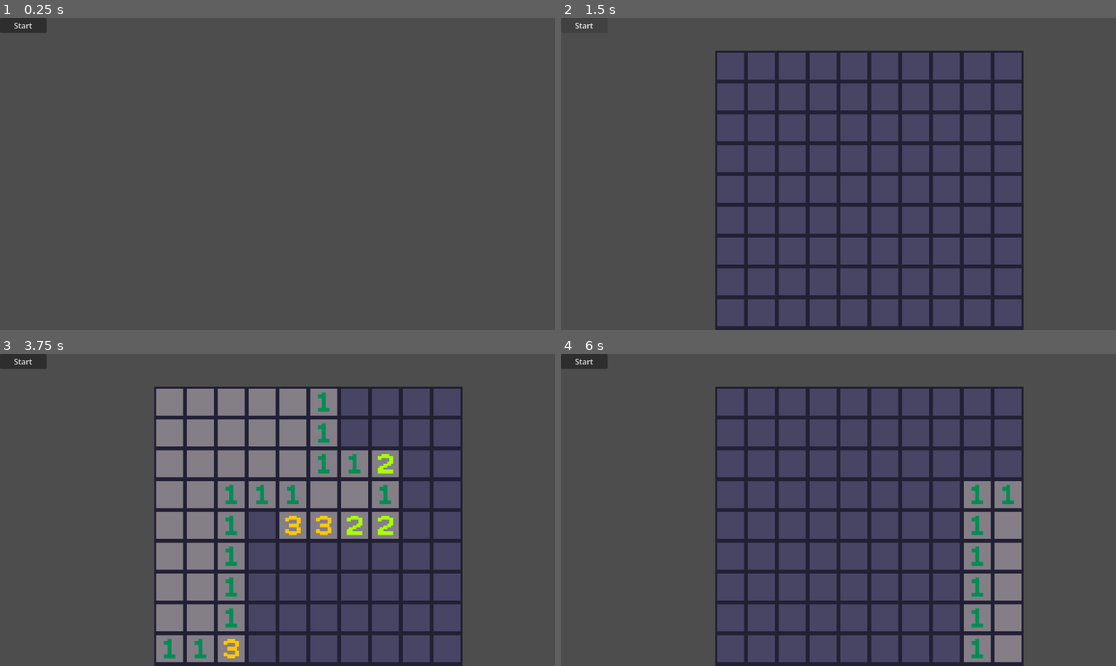
Above: before the commit, frames 1-4 (two rows, left to right).
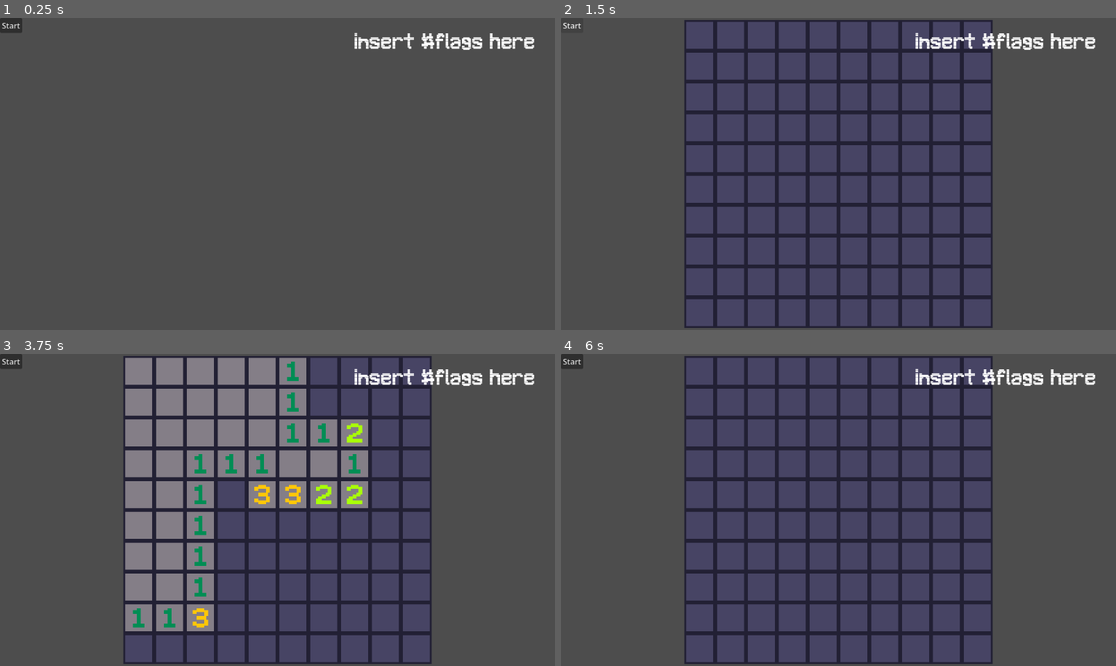
Above: after the commit, the same moments.

Repository: omesh-h/minesweeper-git
Game: Godot game, scene res://scenes/game.tscn
The game is run twice, just before and just after one commit, with the same random seed, the same clock (stepped at 60 frames per second) and the same inputs.
Inputs (mouse positions are in pixels of both pictures, inside the frame that each line leads up to):
- Up to frame 1 (0.25 s): no input
- Up to frame 2 (1.5 s): click "Start" at 0.5 s; click "Start" at 1.25 s
- Up to frame 3 (3.75 s): click "Start" at 2 s; tap Enter at 2.75 s; move the mouse to (399, 494) at 2.77 s; right-click (399, 494) at 2.85 s; tap Space at 3.5 s; move the mouse to (166, 525) at 3.52 s; click (166, 525) at 3.6 s
- Up to frame 4 (6 s): right-click (727, 525) at 3.8 s; tap Enter at 4.25, 5.75 s; move the mouse to (894, 441) at 4.27 s; right-click (894, 441) at 4.35 s; tap Space at 5 s; move the mouse to (810, 572) at 5.02 s; right-click (810, 572) at 5.1 s; move the mouse to (1005, 556) at 5.77 s; click (1005, 556) at 5.85 s

The runs differ from the first frame. In frame 1, 1.1% of the frame differs, in the area x 0-97%, y 0-11%; in frame 2, 4.9%; in frame 3, 19%, in the area x 0-97%, y 0-100%; in frame 4, 10%.

Commit message:
began creating UI foundation

Diff:
--- a/minesweeper/scenes/game.tscn
+++ b/minesweeper/scenes/game.tscn
@@ -5,6 +5,7 @@
 [ext_resource type="Texture2D" uid="uid://bpshi1tjj8g1o" path="res://assets/sprites/minesweeper_tiles.png" id="2_lbhrr"]
 [ext_resource type="Script" uid="uid://bwv57w26ex53r" path="res://scripts/mines_map.gd" id="3_iywne"]
 [ext_resource type="Script" uid="uid://cfx2xxg01l6ti" path="res://scripts/interactive_tile_map.gd" id="3_p57ef"]
+[ext_resource type="FontFile" uid="uid://dgk7tpqqp64hw" path="res://assets/fonts/Mystery Font.ttf" id="3_u5sy4"]
 [ext_resource type="Script" uid="uid://c2qpk5p5gp88k" path="res://scripts/difficulty_button.gd" id="4_lbhrr"]
 
 [sub_resource type="TileSetAtlasSource" id="TileSetAtlasSource_gee14"]
@@ -45,20 +46,37 @@
 [node name="LoseScreen" parent="." unique_id=2085202823 instance=ExtResource("1_p57ef")]
 visible = false
 
-[node name="CanvasLayer" type="CanvasLayer" parent="." unique_id=679363454]
+[node name="CanvasLayer" type="CanvasLayer" parent="." unique_id=1566587962]
 
 [node name="UI" type="Control" parent="CanvasLayer" unique_id=1012563702]
 layout_mode = 3
 anchors_preset = 0
-offset_right = 40.0
-offset_bottom = 40.0
+offset_right = 1152.0
+offset_bottom = 648.0
 
-[node name="DifficultyButton" type="Button" parent="CanvasLayer/UI" unique_id=1305409971]
-layout_mode = 0
-offset_right = 97.0
+[node name="DifficultyButton" type="Button" parent="CanvasLayer/UI" unique_id=1305409971 node_paths=PackedStringArray("game_state")]
+layout_mode = 1
+offset_right = 46.0
 offset_bottom = 31.0
 text = "Start"
 script = ExtResource("4_lbhrr")
+game_state = NodePath("../../../GameState")
+
+[node name="Label" type="Label" parent="CanvasLayer/UI" unique_id=624867394]
+layout_mode = 1
+anchors_preset = 5
+anchor_left = 0.5
+anchor_right = 0.5
+offset_left = 160.0
+offset_top = 24.0
+offset_right = 536.0
+offset_bottom = 67.0
+grow_horizontal = 2
+theme_override_fonts/font = ExtResource("3_u5sy4")
+theme_override_font_sizes/font_size = 21
+text = "insert #flags here"
+horizontal_alignment = 1
+vertical_alignment = 1
 
 [node name="Camera2D" type="Camera2D" parent="." unique_id=1216408172]
 
--- a/minesweeper/scenes/lose_screen.tscn
+++ b/minesweeper/scenes/lose_screen.tscn
@@ -33,7 +33,7 @@
 grow_horizontal = 2
 grow_vertical = 2
 theme_override_fonts/font = ExtResource("1_uglf1")
-theme_override_font_sizes/font_size = 20
+theme_override_font_sizes/font_size = 33
 text = "You Blew Up!"
 horizontal_alignment = 1
 vertical_alignment = 1
--- a/minesweeper/scripts/difficulty_button.gd
+++ b/minesweeper/scripts/difficulty_button.gd
@@ -1,5 +1,5 @@
 extends Button
-@onready var game_state: Node2D = $"../../../GameState"
+@export var game_state: Node2D
 
 func _on_pressed() -> void:
 	game_state.emit_signal("load_level")
--- a/minesweeper/scripts/game_state.gd
+++ b/minesweeper/scripts/game_state.gd
@@ -1,4 +1,6 @@
 extends Node2D
+
+#Keeps track of the game state, score, camera and UI
 
 signal load_level
 signal update_level
@@ -21,19 +23,11 @@
 	pass # Replace with function body.
 
 func update_camera():
-	var margin = 10
-
-	var grid_x = LevelGenerator.LEVELS[LevelGenerator.current_level]["grid"].position.x
-	var grid_y = LevelGenerator.LEVELS[LevelGenerator.current_level]["grid"].position.y
-
-	var grid_width = LevelGenerator.LEVELS[LevelGenerator.current_level]["grid"].size.x
-	var grid_height = LevelGenerator.LEVELS[LevelGenerator.current_level]["grid"].size.y
+	var grid_width = LevelGenerator.get_grid_width(LevelGenerator.current_level)
+	var grid_height = LevelGenerator.get_grid_height(LevelGenerator.current_level)
 
 	camera_2d.position = mine_map.get_grid_center()
 	camera_2d.zoom = camera_2d.get_viewport().size / Vector2i(grid_width * 24, grid_height * 14)
-
-
-
 
 func _on_update_level() -> void:
 	LevelGenerator.create_level(LevelGenerator.current_level)
--- a/minesweeper/scripts/interactive_tile_map.gd
+++ b/minesweeper/scripts/interactive_tile_map.gd
@@ -1,4 +1,7 @@
 extends TileMapLayer
+
+#Keeps track of input logic and tile state
+
 
 signal tile_clicked(cell)
 @onready var mines_map: TileMapLayer = $"../MinesMap"
@@ -28,8 +31,8 @@
 
 			if first_tile:
 				if Input.is_action_just_pressed("place_flag"):
-					if can_place_flags():
-						if !is_flagged(cell):
+					if !is_flagged(cell):
+						if can_place_flags():
 							set_cell(cell, 0, Vector2i(0, 2))
 							flag_coords.append(cell)
 					else:
@@ -38,7 +41,7 @@
 
 		pass
 
-func on_tile_clicked(cell: Vector2i):
+func on_tile_clicked(cell: Vector2i): #signal func for clicked tile
 	if not first_tile:
 		first_tile = true
 		print("first tile clicked")
--- a/minesweeper/scripts/level_generator.gd
+++ b/minesweeper/scripts/level_generator.gd
@@ -1,4 +1,6 @@
 extends Node
+#Generates and keeps track of data for grid rendering
+
 
 var mine_map_layer: TileMapLayer
 var interactive_map: TileMapLayer
@@ -28,3 +30,17 @@
 	LEVELS.append(
 		{"grid": grid, "mines": bombs}
 	)
+
+
+#---HELPER FUNCTIONS---#
+func get_grid(level: int) -> Rect2i: #Helper func that gets level grid by passing in the current level
+	return LEVELS[level]["grid"]
+
+func get_mines(level: int) -> int:
+	return LEVELS[level]["mines"]
+
+func get_grid_width(level: int):
+	return LEVELS[level]["grid"].size.x
+
+func get_grid_height(level: int):
+	return LEVELS[level]["grid"].size.y
--- a/minesweeper/scripts/mines_map.gd
+++ b/minesweeper/scripts/mines_map.gd
@@ -1,4 +1,7 @@
 extends TileMapLayer
+
+#Generates minesweeper grid and keeps track of bombs
+
 
 @onready var interactive_tile_map: TileMapLayer = $"../InteractiveTileMap"
 @onready var game_state: Node2D = $"../GameState"
@@ -38,8 +41,8 @@
 
 
 func create_minesweeper() -> void:
-	grid = LevelGenerator.LEVELS[LevelGenerator.current_level]["grid"]
-	mines = LevelGenerator.LEVELS[LevelGenerator.current_level]["mines"]
+	grid = LevelGenerator.get_grid(LevelGenerator.current_level)
+	mines = LevelGenerator.get_mines(LevelGenerator.current_level)
 	interactive_tile_map.max_flags = mines
 	print("Creating level with " + str(mines) + " mines" )
 	create_visual_grid(grid, mines)
@@ -137,17 +140,22 @@
 			reveal_tiles(neighbor_cell)
 	pass
 
+
+
+#---HELPER FUNCTIONS---#
+
 func is_empty_tile(cell: Vector2i) -> bool:
 	return get_cell_atlas_coords(cell) == Vector2i(0,0)
 
 func is_mine(cell: Vector2i) -> bool:
 	return get_cell_atlas_coords(cell) == Vector2i(1,1)
 
-
 func get_grid_center() -> Vector2:
+	var offset = Vector2i(2, 2)
 	if not grid:
-		grid = LevelGenerator.LEVELS[LevelGenerator.current_level]["grid"]
+		grid = LevelGenerator.get_grid(LevelGenerator.current_level)
 	var start_local_pos = map_to_local(grid.position)
-	var end_local_pos = map_to_local(grid.position + grid.size)
+	var end_local_pos = map_to_local(grid.position + (grid.size + offset))
 	var local_center = (end_local_pos - start_local_pos)/2
+	print(to_global(local_center))
 	return to_global(local_center)
Binary file changed: minesweeper/assets/sprites/minesweeper_tiles.png
